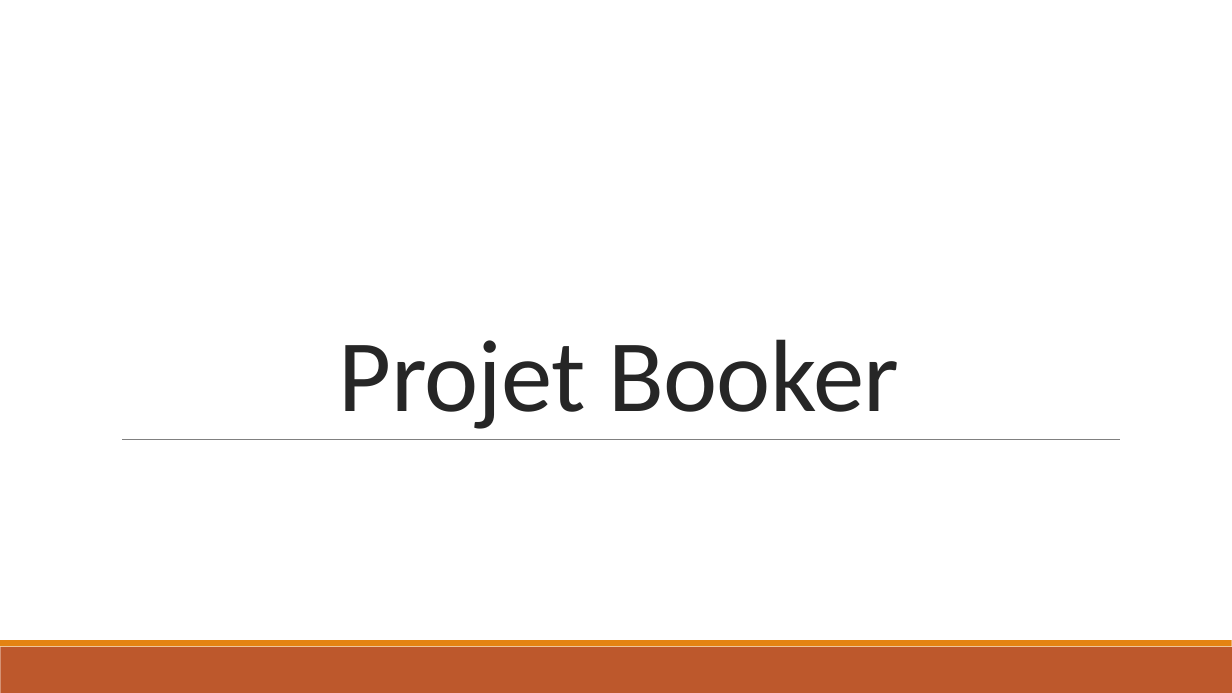
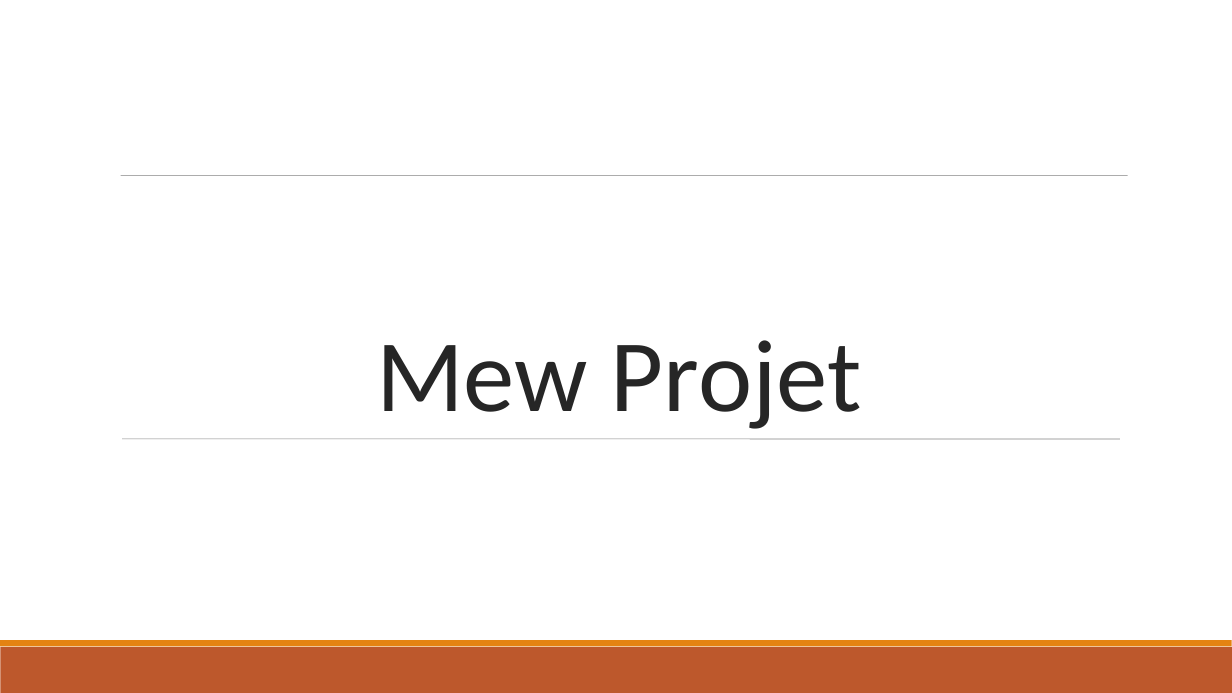
Before and after one commit to Orionde/Mew-Project, a slide deck: slide 1 of blabla/Rendu/Projet Booker it2 - V1.pptx. Drawn at 1232x693 pixels with LibreOffice and Linux fonts; fonts in the diff are those of the drawing. Boxes give left, top, right and bottom in pixels: in the first picture for what was removed or moved away, otherwise in the second. Text is boxed around its words. In the diff, an @@ line names an element or a change of style, - is before the commit and + after.

```diff
--- a/blabla/Rendu/Projet Booker it2 - V1.pptx
+++ b/blabla/Rendu/Projet Booker it2 - V1.pptx
@@ line added from (121, 176) to (1128, 176), #808080 0.51 pt @@
@@ text at (376, 340, 862, 429): text changed @@
-Projet Booker
+Mew Projet
@@ line (122, 439) - (1120, 439): stroke #808080 0.5 pt to #808080 0.51 pt @@
```
Also in this commit, not shown: 13 other slides changed, 1 other file.
